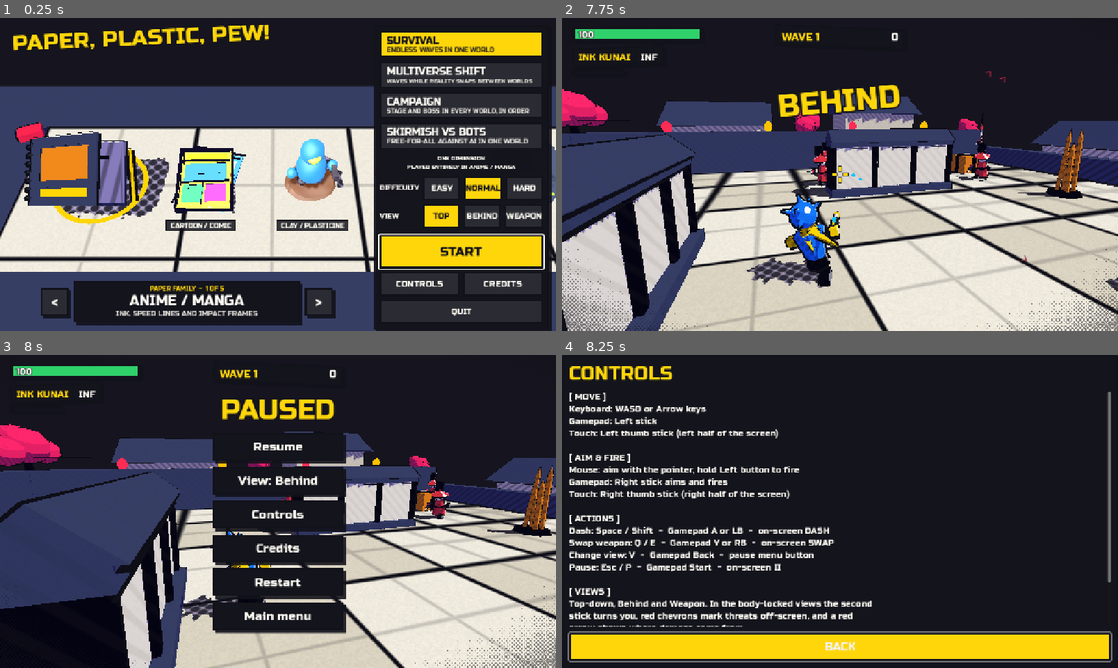
Above: before the commit, frames 1-4 (two rows, left to right).
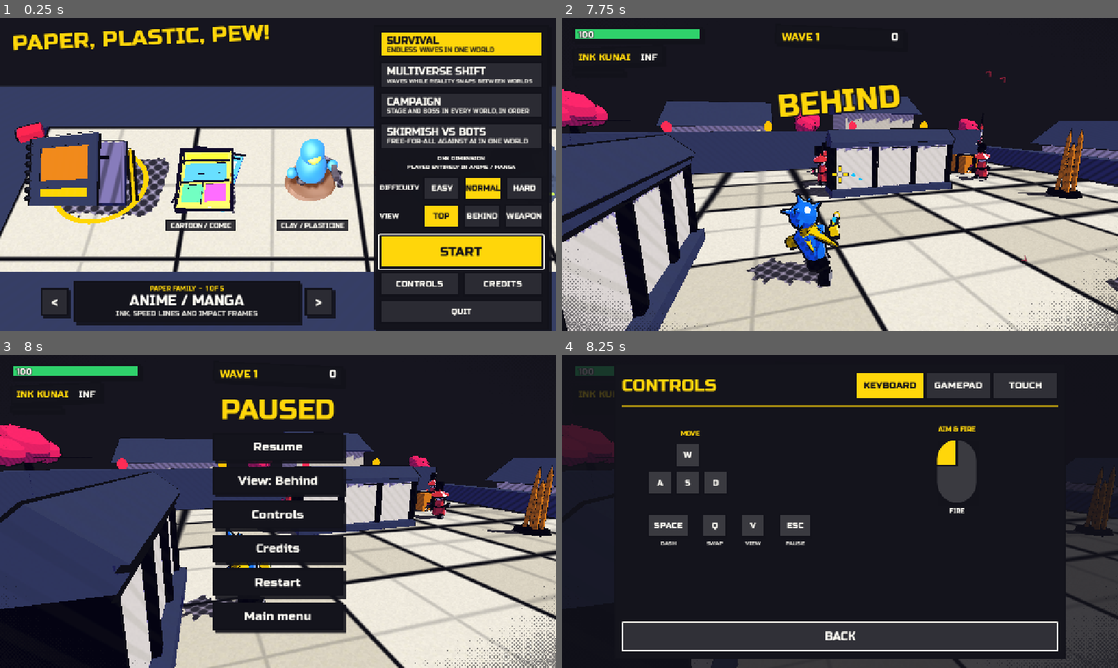
Above: after the commit, the same moments.

Repository: albertolicea00/paper-plastic-pew
Game: Godot game, scene res://core/main.tscn
Two runs of this game, one before a commit and one after it. Both use one fixed random seed, a clock stepped at 60 frames per second and the inputs below.
Inputs (mouse positions are in pixels of both pictures, inside the frame that each line leads up to):
- Up to frame 1 (0.25 s): no input
- Up to frame 2 (7.75 s): click "EASY" at 0.5 s; click "EASY" at 1.25 s; click "NORMAL" at 2 s; click "NORMAL" at 2.75 s; click "START" at 3.5 s; tap Enter at 4.25 s; move the mouse to (962, 158) at 4.27 s; press the mouse at (962, 158) at 4.28 s; hold D (move_right) 4.28-5.03 s; tap V (view) at 4.55, 5.1, 6.05, 7.55 s; move the mouse to (812, 174) at 5.02 s; release the mouse at (812, 174) at 5.03 s; hold W (move_up) 5.03-6.5 s; click (812, 174) at 5.3 s; move the mouse to (851, 168) at 5.77 s; tap Space (dash) at 5.85 s; click (851, 168) at 5.92 s; drag from (812, 237) to (673, 127) at 6.52 s; move the mouse to (1006, 221) at 7.27 s; hold A (move_left) from 7.28 s (still down); tap Q (swap) at 7.35 s; click (1006, 221) at 7.42 s
- Up to frame 3 (8 s): keep holding A (move_left); tap Escape (pause) at 7.9 s
- Up to frame 4 (8.25 s): release A (move_left) at 8 s; click "Controls" at 8 s

Frames 1-3 are identical in both runs. In frame 4, 31% of the frame differs, in the area x 0-100%, y 3-100%.

Commit message:
feat(ui): redraw Controls as key-cap, gamepad and touch diagrams; style the Credits screen

Diff:
--- a/game/ui/info_screen.gd
+++ b/game/ui/info_screen.gd
@@ -1,98 +1,281 @@
 class_name InfoScreen
 extends Control
-## A full-screen scrollable panel for Credits or Controls, themed by the active
-## dimension. Opened from the menu and the pause sheet; closes itself.
-
-const CONTROLS = """[ MOVE ]
-Keyboard: WASD or Arrow keys
-Gamepad: Left stick
-Touch: Left thumb stick (left half of the screen)
-
-[ AIM & FIRE ]
-Mouse: aim with the pointer, hold Left button to fire
-Gamepad: Right stick aims and fires
-Touch: Right thumb stick (right half of the screen)
-
-[ ACTIONS ]
-Dash: Space / Shift  -  Gamepad A or LB  -  on-screen DASH
-Swap weapon: Q / E  -  Gamepad Y or RB  -  on-screen SWAP
-Change view: V  -  Gamepad Back  -  pause menu button
-Pause: Esc / P  -  Gamepad Start  -  on-screen II
-
-[ VIEWS ]
-Top-down, Behind and Weapon. In the body-locked views the second
-stick turns you, red chevrons mark threats off-screen, and a red
-arrow shows where damage came from.
-
-[ MULTIVERSE ]
-The world, art, animation, music and feel snap between dimensions.
-In Multiverse Shift it happens mid-fight; in Campaign, per stage."""
+## Game-styled Controls and Credits overlays, themed by the active dimension.
+## Controls is drawn (key caps, a gamepad, touch zones) with a device tab bar;
+## Credits is a styled, scrollable list. Opened from the menu and pause.
 
 var on_close: Callable
-var scroll: ScrollContainer
-var body: Label
-var title: Label
-var back: Button
 var pack: DimensionPack
-
-func open(active_pack: DimensionPack, which: String, closer: Callable) -> void:
+var which = "controls"
+var device = "keyboard"
+var tabs: Array[Button] = []
+var diagram: Control
+
+func open(active_pack: DimensionPack, screen: String, closer: Callable) -> void:
 	pack = active_pack
+	which = screen
 	on_close = closer
 	set_anchors_and_offsets_preset(Control.PRESET_FULL_RECT)
+	# Pick the device that matches how the player is most likely playing.
+	if DisplayServer.is_touchscreen_available() or OS.has_feature("mobile"):
+		device = "touch"
 	var dim = ColorRect.new()
-	dim.color = Color(pack.color("ink"), 0.75)
+	dim.color = Color(pack.color("ink"), 0.8)
 	dim.set_anchors_and_offsets_preset(Control.PRESET_FULL_RECT)
 	add_child(dim)
-	var panel = PanelContainer.new()
-	panel.add_theme_stylebox_override("panel", _box(pack.color("ui_bg")))
-	panel.set_anchors_and_offsets_preset(Control.PRESET_FULL_RECT)
-	panel.add_theme_constant_override("margin_left", 40)
-	panel.add_theme_constant_override("margin_right", 40)
-	panel.add_theme_constant_override("margin_top", 28)
-	panel.add_theme_constant_override("margin_bottom", 28)
-	add_child(panel)
+	var frame = PanelContainer.new()
+	frame.add_theme_stylebox_override("panel", _box(pack.color("ui_bg"), 3))
+	frame.anchor_left = 0.5
+	frame.anchor_top = 0.5
+	frame.anchor_right = 0.5
+	frame.anchor_bottom = 0.5
+	frame.grow_horizontal = Control.GROW_DIRECTION_BOTH
+	frame.grow_vertical = Control.GROW_DIRECTION_BOTH
+	add_child(frame)
+	frame.custom_minimum_size = Vector2(minf(size.x - 48.0, 1040.0), minf(size.y - 40.0, 680.0))
 	var column = VBoxContainer.new()
 	column.add_theme_constant_override("separation", 14)
-	panel.add_child(column)
-	title = Label.new()
-	title.text = _case("Credits" if which == "credits" else "Controls")
+	frame.add_child(column)
+	var header = HBoxContainer.new()
+	column.add_child(header)
+	var title = Label.new()
+	title.text = _case("Controls" if which == "controls" else "Credits")
 	title.add_theme_font_override("font", _font())
-	title.add_theme_font_size_override("font_size", 44)
+	title.add_theme_font_size_override("font_size", 40)
 	title.add_theme_color_override("font_color", pack.color("ui_accent"))
-	column.add_child(title)
-	scroll = ScrollContainer.new()
-	scroll.size_flags_vertical = Control.SIZE_EXPAND_FILL
-	scroll.horizontal_scroll_mode = ScrollContainer.SCROLL_MODE_DISABLED
-	column.add_child(scroll)
-	body = Label.new()
-	body.text = _text(which)
-	body.autowrap_mode = TextServer.AUTOWRAP_WORD_SMART
-	body.size_flags_horizontal = Control.SIZE_EXPAND_FILL
-	body.custom_minimum_size = Vector2(0, 0)
-	body.add_theme_font_override("font", _font())
-	body.add_theme_font_size_override("font_size", 20)
-	body.add_theme_color_override("font_color", pack.color("ui_fg"))
-	scroll.add_child(body)
-	back = Button.new()
-	back.text = _case("Back")
-	back.custom_minimum_size = Vector2(0, 62)
-	back.add_theme_font_override("font", _font())
+	title.size_flags_horizontal = Control.SIZE_EXPAND_FILL
+	header.add_child(title)
+	if which == "controls":
+		for id in [["keyboard", "Keyboard"], ["gamepad", "Gamepad"], ["touch", "Touch"]]:
+			var tab = _mk_button(id[1], func(): _switch(id[0]))
+			tab.custom_minimum_size = Vector2(150, 48)
+			header.add_child(tab)
+			tab.set_meta("device", id[0])
+			tabs.append(tab)
+	column.add_child(_rule())
+	var content = _build_content()
+	content.size_flags_vertical = Control.SIZE_EXPAND_FILL
+	column.add_child(content)
+	var back = _mk_button("Back", _close)
+	back.custom_minimum_size = Vector2(0, 60)
 	back.add_theme_font_size_override("font_size", 26)
-	back.add_theme_color_override("font_color", _contrast(pack.color("ui_accent")))
-	back.add_theme_stylebox_override("normal", _box(pack.color("ui_accent")))
-	back.add_theme_stylebox_override("hover", _box(pack.color("ui_accent").lightened(0.12)))
-	back.add_theme_stylebox_override("pressed", _box(pack.color("ui_accent").darkened(0.15)))
-	back.pressed.connect(_close)
 	column.add_child(back)
+	if which == "controls":
+		_switch(device)
 	back.grab_focus.call_deferred()
 
-func _text(which: String) -> String:
-	if which == "controls":
-		return CONTROLS
+func _build_content() -> Control:
+	if which == "credits":
+		var scroll = ScrollContainer.new()
+		scroll.horizontal_scroll_mode = ScrollContainer.SCROLL_MODE_DISABLED
+		var text = RichTextLabel.new()
+		text.bbcode_enabled = true
+		text.fit_content = true
+		text.scroll_active = false
+		text.add_theme_font_override("normal_font", _font())
+		text.add_theme_font_override("bold_font", _font())
+		text.add_theme_font_size_override("normal_font_size", 18)
+		text.add_theme_font_size_override("bold_font_size", 18)
+		text.add_theme_color_override("default_color", pack.color("ui_fg"))
+		text.size_flags_horizontal = Control.SIZE_EXPAND_FILL
+		text.text = _credits_bbcode()
+		scroll.add_child(text)
+		return scroll
+	diagram = Control.new()
+	diagram.custom_minimum_size = Vector2(0, 380)
+	diagram.draw.connect(_draw_device)
+	return diagram
+
+func _switch(id: String) -> void:
+	device = id
+	for tab in tabs:
+		_skin(tab, tab.get_meta("device") == id)
+	if diagram != null:
+		diagram.queue_redraw()
+
+# ---- Credits ----------------------------------------------------------------
+
+func _credits_bbcode() -> String:
+	var fg = pack.color("ui_fg").to_html(false)
+	var accent = pack.color("ui_accent").to_html(false)
 	var path = "res://CREDITS.txt"
-	if FileAccess.file_exists(path):
-		return FileAccess.get_file_as_string(path)
-	return "Credits are listed in CREDITS.txt."
+	if not FileAccess.file_exists(path):
+		return "Third-party credits are in CREDITS.txt."
+	var out = PackedStringArray()
+	var lines = FileAccess.get_file_as_string(path).split("\n")
+	var i = 0
+	while i < lines.size():
+		var line: String = lines[i]
+		var next: String = lines[i + 1] if i + 1 < lines.size() else ""
+		# A line underlined by === or --- is a heading.
+		if next.length() > 2 and (next.begins_with("==") or next.begins_with("--")):
+			out.append("\n[b][color=#%s]%s[/color][/b]" % [accent, _case(line.strip_edges())])
+			i += 2
+			continue
+		if line.strip_edges() == "":
+			out.append("")
+		elif line.begins_with("  ") or line.begins_with("\t"):
+			out.append("[color=#%s]%s[/color]" % [fg, line.strip_edges()])
+		else:
+			out.append("[color=#%s]%s[/color]" % [accent, line])
+		i += 1
+	return "\n".join(out)
+
+# ---- Controls diagrams ------------------------------------------------------
+
+func _draw_device() -> void:
+	var r = diagram.get_rect()
+	r.position = Vector2.ZERO
+	match device:
+		"gamepad": _draw_gamepad(diagram, r)
+		"touch": _draw_touch(diagram, r)
+		_: _draw_keyboard(diagram, r)
+
+# A keyboard key cap with a letter, plus an optional caption under it.
+func _cap(c: Control, at: Vector2, side: Vector2, label: String, caption: String = "") -> void:
+	var ink = pack.color("ink")
+	c.draw_rect(Rect2(at + Vector2(3, 4), side), Color(ink, 0.4))
+	var face = _box(pack.color("ui_bg").lightened(0.16), 2)
+	face.draw(c.get_canvas_item(), Rect2(at, side))
+	_center(c, label, at + side * 0.5, 20, pack.color("ui_fg"))
+	if caption != "":
+		_center(c, caption, at + Vector2(side.x * 0.5, side.y + 14), 13, Color(pack.color("ui_fg"), 0.8))
+
+func _draw_keyboard(c: Control, r: Rect2) -> void:
+	var left = r.position + Vector2(r.size.x * 0.06, 70)
+	var k = Vector2(54, 54)
+	var gap = 10.0
+	# WASD cluster.
+	_cap(c, left + Vector2(k.x + gap, 0), k, "W")
+	_cap(c, left + Vector2(0, k.y + gap), k, "A")
+	_cap(c, left + Vector2(k.x + gap, k.y + gap), k, "S")
+	_cap(c, left + Vector2((k.x + gap) * 2, k.y + gap), k, "D")
+	_caption(c, left + Vector2((k.x + gap) * 1.5, -22), "MOVE", pack.color("ui_accent"))
+	# Action keys row.
+	var row = left + Vector2(0, (k.y + gap) * 2 + 34)
+	var keys = [["SPACE", "DASH", 92.0], ["Q", "SWAP", k.x], ["V", "VIEW", k.x], ["ESC", "PAUSE", 72.0]]
+	var x = row.x
+	for key in keys:
+		_cap(c, Vector2(x, row.y), Vector2(key[2], k.y), key[0], key[1])
+		x += key[2] + gap + 24.0
+	# Mouse on the right.
+	var mouse_at = r.position + Vector2(r.size.x * 0.72, 60)
+	_draw_mouse(c, mouse_at, Vector2(96, 150))
+	_caption(c, mouse_at + Vector2(48, -22), "AIM & FIRE", pack.color("ui_accent"))
+
+func _draw_mouse(c: Control, at: Vector2, side: Vector2) -> void:
+	var ink = pack.color("ink")
+	c.draw_rect(Rect2(at + Vector2(4, 5), side), Color(ink, 0.35))
+	var body = StyleBoxFlat.new()
+	body.bg_color = pack.color("ui_bg").lightened(0.16)
+	body.border_color = ink
+	body.set_border_width_all(3)
+	body.set_corner_radius_all(int(side.x * 0.5))
+	body.draw(c.get_canvas_item(), Rect2(at, side))
+	# Left button highlighted = fire.
+	var lmb = StyleBoxFlat.new()
+	lmb.bg_color = pack.color("ui_accent")
+	lmb.border_color = ink
+	lmb.set_border_width_all(3)
+	lmb.corner_radius_top_left = int(side.x * 0.5)
+	lmb.draw(c.get_canvas_item(), Rect2(at, Vector2(side.x * 0.5, side.y * 0.42)))
+	c.draw_line(at + Vector2(side.x * 0.5, 2), at + Vector2(side.x * 0.5, side.y * 0.42), ink, 3.0)
+	_center(c, "FIRE", at + Vector2(side.x * 0.5, side.y + 16), 14, pack.color("ui_fg"))
+
+func _draw_gamepad(c: Control, r: Rect2) -> void:
+	var mid = r.position + Vector2(r.size.x * 0.5, r.size.y * 0.52)
+	var ink = pack.color("ink")
+	var body = StyleBoxFlat.new()
+	body.bg_color = pack.color("ui_bg").lightened(0.12)
+	body.border_color = ink
+	body.set_border_width_all(4)
+	body.set_corner_radius_all(70)
+	var w = minf(r.size.x * 0.62, 460.0)
+	body.draw(c.get_canvas_item(), Rect2(mid - Vector2(w * 0.5, 80), Vector2(w, 170)))
+	# Shoulders.
+	for s in [-1, 1]:
+		_cap(c, mid + Vector2(s * w * 0.42 - 34, -118), Vector2(68, 30), "LB" if s < 0 else "RB")
+	_caption(c, mid + Vector2(-w * 0.42, -150), "MOVE", pack.color("ui_accent"))
+	_caption(c, mid + Vector2(w * 0.42, -150), "AIM / FIRE", pack.color("ui_accent"))
+	# Left stick (move) and right stick (aim/fire).
+	_stick(c, mid + Vector2(-w * 0.3, -10), 34, "MOVE")
+	_stick(c, mid + Vector2(w * 0.12, 40), 30, "AIM")
+	# D-pad.
+	_dpad(c, mid + Vector2(-w * 0.07, 40), 16)
+	# Face buttons A/B/X/Y, spread into a diamond with actions outside it.
+	var face = mid + Vector2(w * 0.33, 4)
+	_face(c, face + Vector2(0, 34), "A", pack.color("runner"))
+	_face(c, face + Vector2(34, 0), "B", pack.color("boss"))
+	_face(c, face + Vector2(-34, 0), "X", pack.color("player"))
+	_face(c, face + Vector2(0, -34), "Y", pack.color("prop"))
+	_center(c, "SWAP", face + Vector2(0, -60), 13, pack.color("ui_fg"))
+	_center(c, "DASH", face + Vector2(0, 60), 13, pack.color("ui_fg"))
+	_caption(c, mid + Vector2(0, 112), "START = PAUSE   ·   BACK = CHANGE VIEW", Color(pack.color("ui_fg"), 0.85))
+
+func _stick(c: Control, at: Vector2, radius: float, label: String) -> void:
+	var ink = pack.color("ink")
+	c.draw_circle(at, radius + 3, Color(ink, 0.4))
+	c.draw_circle(at, radius, pack.color("ui_bg").darkened(0.2))
+	c.draw_arc(at, radius, 0, TAU, 32, ink, 3.0, true)
+	c.draw_circle(at, radius * 0.55, pack.color("ui_accent"))
+	c.draw_arc(at, radius * 0.55, 0, TAU, 24, ink, 2.5, true)
+	_center(c, label, at + Vector2(0, radius + 16), 13, pack.color("ui_fg"))
+
+func _dpad(c: Control, at: Vector2, arm: float) -> void:
+	var ink = pack.color("ink")
+	var fill = pack.color("ui_bg").lightened(0.2)
+	for rect in [Rect2(at - Vector2(arm * 0.5, arm * 1.5), Vector2(arm, arm * 3)), Rect2(at - Vector2(arm * 1.5, arm * 0.5), Vector2(arm * 3, arm))]:
+		c.draw_rect(rect, fill)
+		c.draw_rect(rect, ink, false, 2.5)
+
+func _face(c: Control, at: Vector2, label: String, tone: Color) -> void:
+	var ink = pack.color("ink")
+	c.draw_circle(at, 15, tone)
+	c.draw_arc(at, 15, 0, TAU, 20, ink, 2.5, true)
+	_center(c, label, at, 15, _contrast(tone))
+
+func _draw_touch(c: Control, r: Rect2) -> void:
+	var ink = pack.color("ink")
+	var screen = Rect2(r.position + Vector2(r.size.x * 0.5 - 300, 30), Vector2(600, 320))
+	var body = StyleBoxFlat.new()
+	body.bg_color = pack.color("ui_bg").darkened(0.12)
+	body.border_color = ink
+	body.set_border_width_all(4)
+	body.set_corner_radius_all(26)
+	body.draw(c.get_canvas_item(), screen)
+	# Left half = move, right half = aim/fire.
+	var left_c = screen.position + Vector2(screen.size.x * 0.25, screen.size.y * 0.62)
+	var right_c = screen.position + Vector2(screen.size.x * 0.75, screen.size.y * 0.62)
+	_stick(c, left_c, 46, "MOVE")
+	_stick(c, right_c, 46, "AIM / FIRE")
+	# Action buttons.
+	_touch_btn(c, right_c + Vector2(-20, -120), "DASH")
+	_touch_btn(c, right_c + Vector2(-110, -90), "SWAP")
+	_touch_btn(c, screen.position + Vector2(screen.size.x - 40, 36), "II")
+	_caption(c, screen.position + Vector2(screen.size.x * 0.5, -22), "DRAG EACH THUMB — LEFT MOVES, RIGHT AIMS & FIRES", Color(pack.color("ui_fg"), 0.85))
+
+func _touch_btn(c: Control, at: Vector2, label: String) -> void:
+	var ink = pack.color("ink")
+	c.draw_circle(at, 26, Color(pack.color("ui_bg").lightened(0.2), 0.95))
+	c.draw_arc(at, 26, 0, TAU, 24, ink, 3.0, true)
+	_center(c, label, at, 14, pack.color("ui_fg"))
+
+# ---- helpers ----------------------------------------------------------------
+
+func _center(c: Control, text: String, at: Vector2, text_size: int, tone: Color) -> void:
+	var font = _font()
+	var shown = _case(text)
+	var w = font.get_string_size(shown, HORIZONTAL_ALIGNMENT_LEFT, -1, text_size)
+	c.draw_string(font, at - Vector2(w.x * 0.5, -text_size * 0.34), shown, HORIZONTAL_ALIGNMENT_LEFT, -1, text_size, tone)
+
+func _caption(c: Control, at: Vector2, text: String, tone: Color) -> void:
+	_center(c, text, at, 15, tone)
+
+func _rule() -> Control:
+	var line = ColorRect.new()
+	line.color = Color(pack.color("ui_accent"), 0.6)
+	line.custom_minimum_size = Vector2(0, 3)
+	return line
 
 func _input(event: InputEvent) -> void:
 	if event.is_action_pressed("ui_cancel") or event.is_action_pressed("pause"):
@@ -104,6 +287,30 @@
 		on_close.call()
 	queue_free()
 
+func _mk_button(text: String, action: Callable) -> Button:
+	var button = Button.new()
+	button.text = _case(text)
+	button.add_theme_font_override("font", _font())
+	button.add_theme_font_size_override("font_size", 22)
+	button.pressed.connect(action)
+	_skin(button, false)
+	return button
+
+func _skin(button: Button, on: bool) -> void:
+	var fill = pack.color("ui_accent") if on else pack.color("ui_bg").lightened(0.12)
+	var tone = _contrast(fill)
+	for state in ["font_color", "font_hover_color", "font_focus_color", "font_pressed_color"]:
+		button.add_theme_color_override(state, tone)
+	button.add_theme_stylebox_override("normal", _box(fill, 2))
+	button.add_theme_stylebox_override("hover", _box(fill.lightened(0.12), 2))
+	button.add_theme_stylebox_override("pressed", _box(fill.darkened(0.15), 2))
+	var halo = _box(Color.TRANSPARENT, 0)
+	halo.draw_center = false
+	halo.border_color = pack.color("ui_fg")
+	halo.set_border_width_all(3)
+	halo.set_corner_radius_all(int(pack.hud.radius) + 2)
+	button.add_theme_stylebox_override("focus", halo)
+
 func _font() -> Font:
 	return pack.font if pack.font != null else get_theme_default_font()
 
@@ -113,11 +320,11 @@
 func _contrast(fill: Color) -> Color:
 	return pack.color("ink") if fill.get_luminance() > 0.5 else pack.color("ui_fg")
 
-func _box(fill: Color) -> StyleBoxFlat:
+func _box(fill: Color, border: int) -> StyleBoxFlat:
 	var box = StyleBoxFlat.new()
 	box.bg_color = fill
 	box.border_color = pack.color("ink")
-	box.set_border_width_all(int(pack.hud.border))
+	box.set_border_width_all(border)
 	box.set_corner_radius_all(int(pack.hud.radius))
-	box.set_content_margin_all(16)
+	box.set_content_margin_all(18)
 	return box
--- a/game/ui/menu.gd
+++ b/game/ui/menu.gd
@@ -80,7 +80,11 @@
 	if options.has("menu-start"):
 		get_tree().create_timer(0.6).timeout.connect(_start)
 	if options.has("menu-info"):
-		_info(options.get("menu-info", "controls"))
+		var screen = InfoScreen.new()
+		add_child(screen)
+		screen.open(_pack(), options.get("menu-info", "controls"), func(): go.grab_focus())
+		if options.has("menu-device"):
+			screen.call_deferred("_switch", options.get("menu-device", "keyboard"))
 
 func _build_card() -> void:
 	prev = _button("<", func(): _step(-1))
